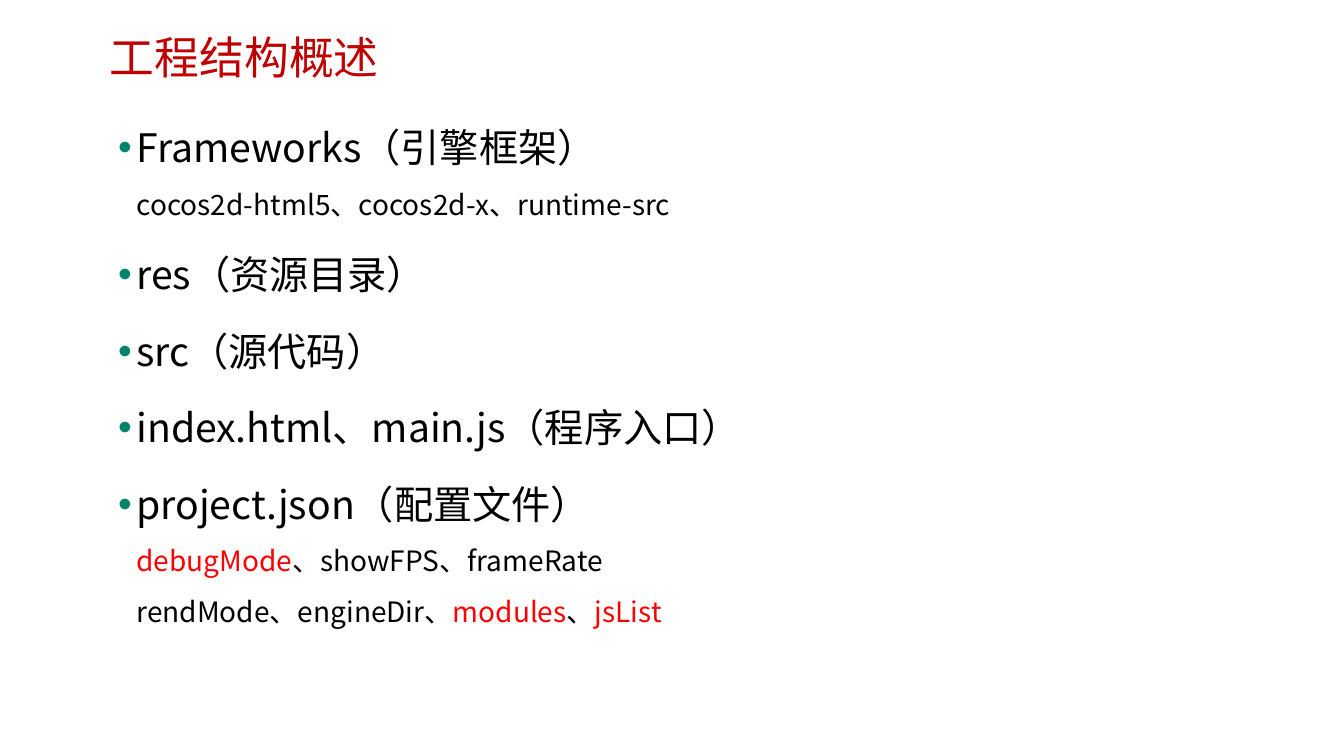
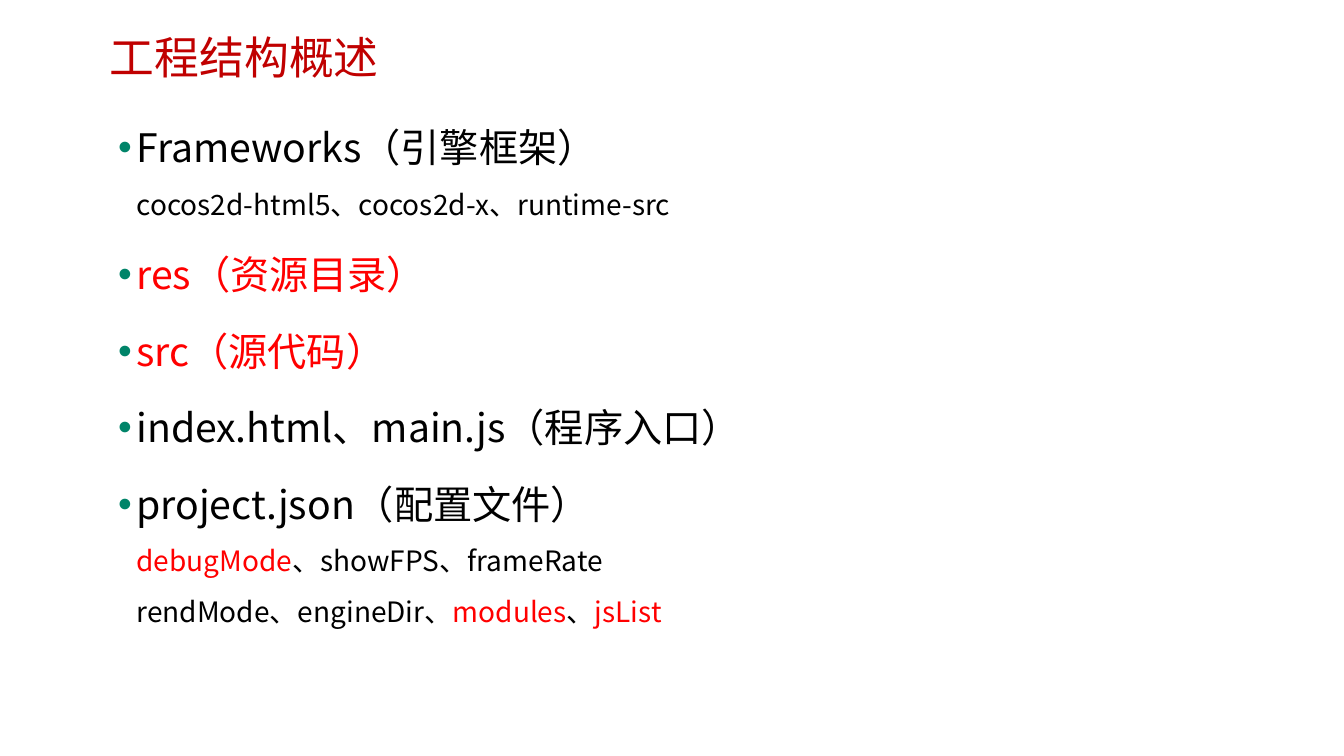
Before and after one commit to edu2act/course-H5-Animation-and-Game-Development, a slide deck: slide 2 of materials/slides/ch06.pptx. Drawn at 1344x756 pixels with LibreOffice and Linux fonts; fonts in the diff are those of the drawing; background and template pictures are left out. Boxes give left, top, right and bottom in pixels: in the first picture for what was removed or moved away, otherwise in the second. Text is boxed around its words. In the diff, an @@ line names an element or a change of style, - is before the commit and + after.

```diff
--- a/materials/slides/ch06.pptx
+++ b/materials/slides/ch06.pptx
@@ text at bbox=[136, 255, 426, 370]: text colour #000000 to #FF0000 in "res（资源目录）", "src（源代码）" @@
```
Also in this commit, not shown: 3 other slides changed, 5 other files.
